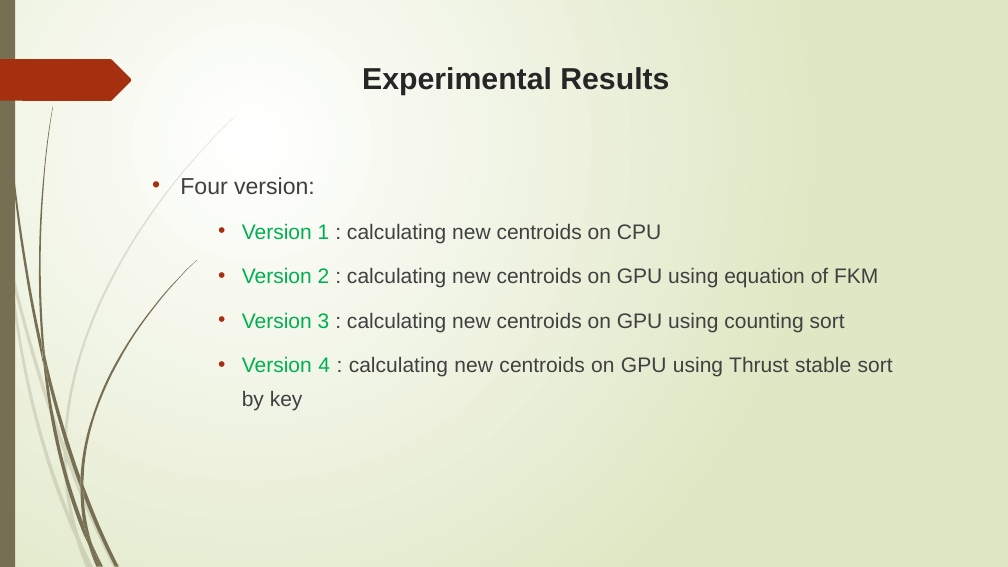
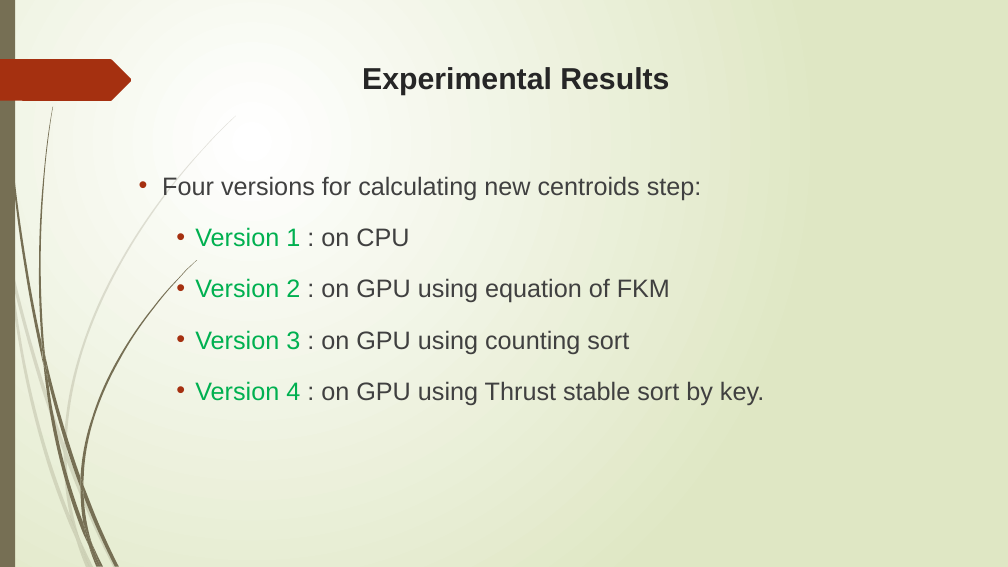
Before and after one commit to trungvdhp/master-ntou, a slide deck: slide 30 of ImageProcessing/Speeding up GFKM.pptx (slide 26 before the commit). Drawn at 1008x567 pixels with LibreOffice and Linux fonts; fonts in the diff are those of the drawing. Boxes give left, top, right and bottom in pixels: in the first picture for what was removed or moved away, otherwise in the second. Text is boxed around its words. In the diff, an @@ line names an element or a change of style, - is before the commit and + after.

```diff
--- a/ImageProcessing/Speeding up GFKM.pptx
+++ b/ImageProcessing/Speeding up GFKM.pptx
@@ text at [162,176,764,405]: text changed; size 20 to 24 pt @@
-• Four version:
-  • Version 1 : calculating new centroids on CPU
-  • Version 2 : calculating new centroids on GPU using equation of FKM
-  • Version 3 : calculating new centroids on GPU using counting sort
-  • Version 4 : calculating new centroids on GPU using Thrust stable sort by key
+  • Four versions for calculating new centroids step:
+    • Version 1 : on CPU
+    • Version 2 : on GPU using equation of FKM
+    • Version 3 : on GPU using counting sort
+    • Version 4 : on GPU using Thrust stable sort by key.
```
Also in this commit, not shown: 19 other slides changed, 5 slides added, 1 slide removed.
